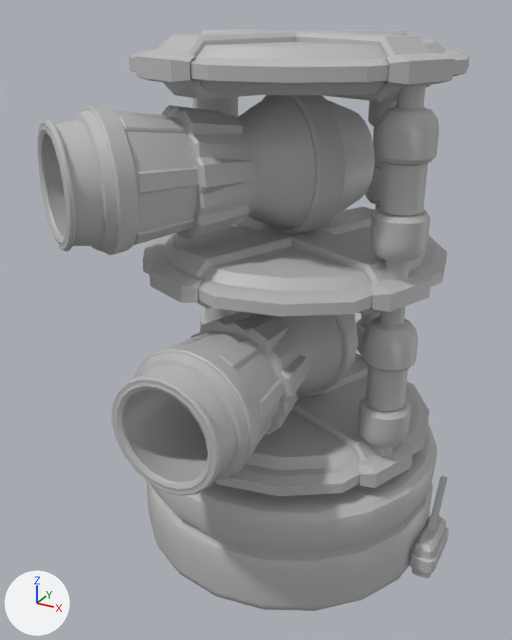
The FBX model ArtAsset/3D/Assets/Double canon/fbx/SM_Double_canon_lvl_3_TD_v1.fbx as it was, and as the next commit left it.
Camera for both pictures: a 50 mm camera at (0.065, -0.136, 0.1207) aimed at (-0.0039, -0.0108, 0.0581). The lights are fixed; the arrows at lower left show +X, +Y and +Z. Where no turn or scale is listed for an object, it has been applied to the vertices.
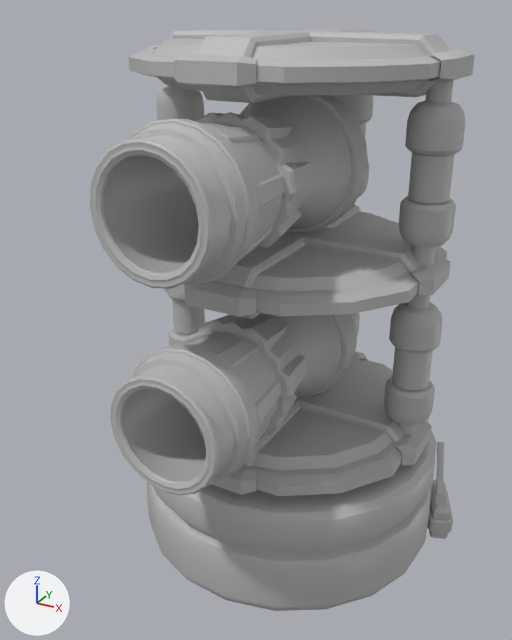
ob_sm_double_canon_lvl_3_td_v1 is not drawn itself; it is the parent of ob_pcube1, ob_pcylinder12, ob_pcylinder19, ob_pcylinder10, ob_pcylinder16, ob_group.

Changed parts and their boxes (x1, y1, x2, y2) in the pictures (512 x 640 px):
'pCylinder44', deleted
    before: (37, 95, 375, 255)
'pCylinder57', added
    after: (90, 95, 368, 289)
'pCylinder10', turned
    before: (146, 423, 437, 611)
    after: (147, 431, 436, 611)
'pCylinder15', moved
    before: (111, 311, 358, 496)
    after: (110, 313, 357, 495)
'pCylinder12', turned
    before: (143, 207, 447, 317)
    after: (162, 205, 451, 319)
'pCylinder19', turned
    before: (129, 29, 470, 102)
    after: (129, 29, 475, 103)
'pCylinder16', turned
    before: (215, 353, 429, 496)
    after: (210, 351, 432, 496)
'pasted__pasted__polySurface15', turned
    before: (370, 85, 439, 281)
    after: (399, 81, 465, 266)
'pasted__pasted__polySurface11', turned
    before: (358, 306, 418, 456)
    after: (384, 295, 442, 434)
'pCube1', turned
    before: (409, 476, 449, 579)
    after: (427, 442, 453, 539)
'pasted__pasted__polySurface14', turned
    before: (192, 97, 238, 117)
    after: (156, 85, 204, 121)
'pasted__pasted__polySurface16', turned
    before: (365, 100, 397, 210)
    after: (333, 95, 374, 205)
'pasted__pasted__polySurface13', turned
    before: (200, 308, 233, 329)
    after: (166, 292, 205, 346)
'pasted__pasted__polySurface12', turned
    before: (356, 311, 381, 355)
    after: (354, 313, 360, 338)

The change, as a diff of the scene's bpy script:
```diff
--- a/ArtAsset/3D/Assets/Double canon/fbx/SM_Double_canon_lvl_3_TD_v1.fbx.py
+++ b/ArtAsset/3D/Assets/Double canon/fbx/SM_Double_canon_lvl_3_TD_v1.fbx.py
@@ me_mesh_003 @@
 me_mesh_003.from_pydata(...)  # 930 vertices, 934 faces; spans x -0.0148..0.0155, y -0.0326..0.0342, z -0.0151..0.0151
 # used by ob_pcylinder15; location = (-0.0002, -0.0184, 0.0513)
+# me_mesh_003 part 1: the whole mesh is moved by (-0.0005, -0.0177, 0.0008)
 me_mesh_003.materials.append(mat_lambert1)
@@ me_mesh_012_1 @@
+me_mesh_012_1.from_pydata(...)  # 930 vertices, 934 faces; spans x -0.0153..0.015, y -0.0503..0.0165, z -0.0132..0.017
+me_mesh_012_1.materials.append(mat_lambert1)  # grey #bcbcbc
@@ ob_sm_double_canon_lvl_3_td_v1 @@
 ob_sm_double_canon_lvl_3_td_v1.location = (-0.0000441, -0.0007, 0.000194)
-ob_sm_double_canon_lvl_3_td_v1.rotation_euler = (1.571, 0.0, 0.0)  # degrees (90, 0, 0)
+ob_sm_double_canon_lvl_3_td_v1.rotation_euler = (1.571, 0.0, 0.384)  # degrees (90, 0, 22)
 ob_sm_double_canon_lvl_3_td_v1.scale = (0.01, 0.01, 0.01)
@@ ob_pcylinder44 @@
-ob_pcylinder44 = bpy.data.objects.new('pCylinder44', me_mesh_006)
-ob_pcylinder44.location = (0.0001, 0.0012, 0.0759)
@@ ob_pcylinder15 @@
 ob_pcylinder15 = bpy.data.objects.new('pCylinder15', me_mesh_003)
-ob_pcylinder15.location = (-0.0002, -0.0184, 0.0513)
+ob_pcylinder15.location = (0.0, -0.0007, 0.0505)
@@ ob_pcylinder57 @@
+ob_pcylinder57 = bpy.data.objects.new('pCylinder57', me_mesh_012_1)
+ob_pcylinder57.location = (0.0, -0.0007, 0.0894)
```
